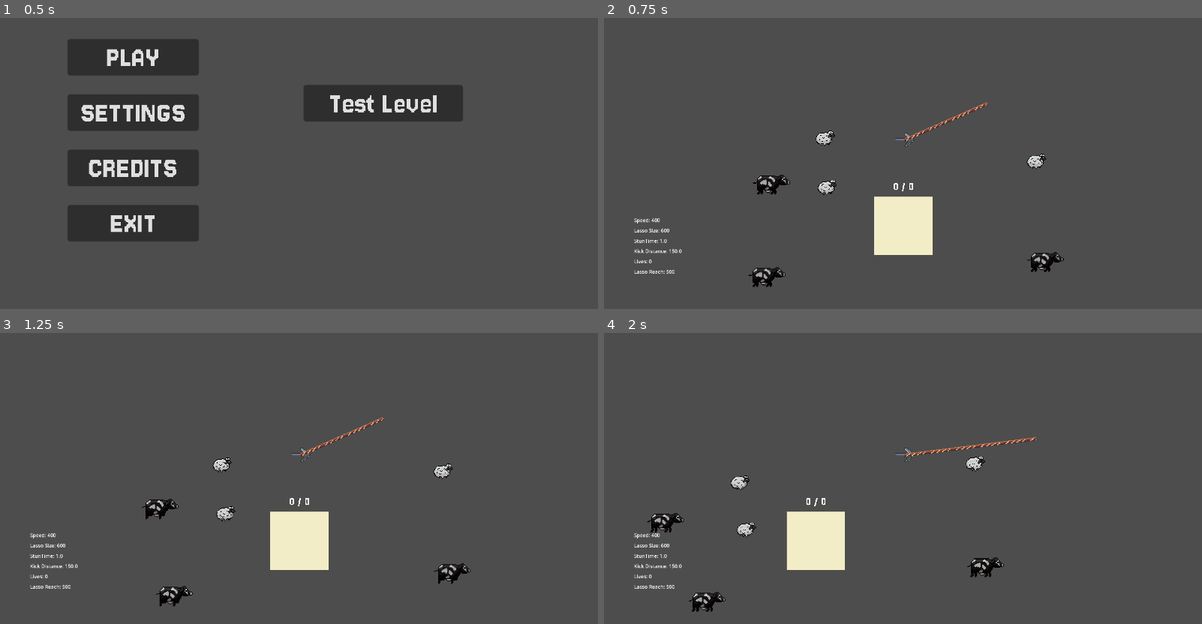
Above: before the commit, frames 1-4 (two rows, left to right).
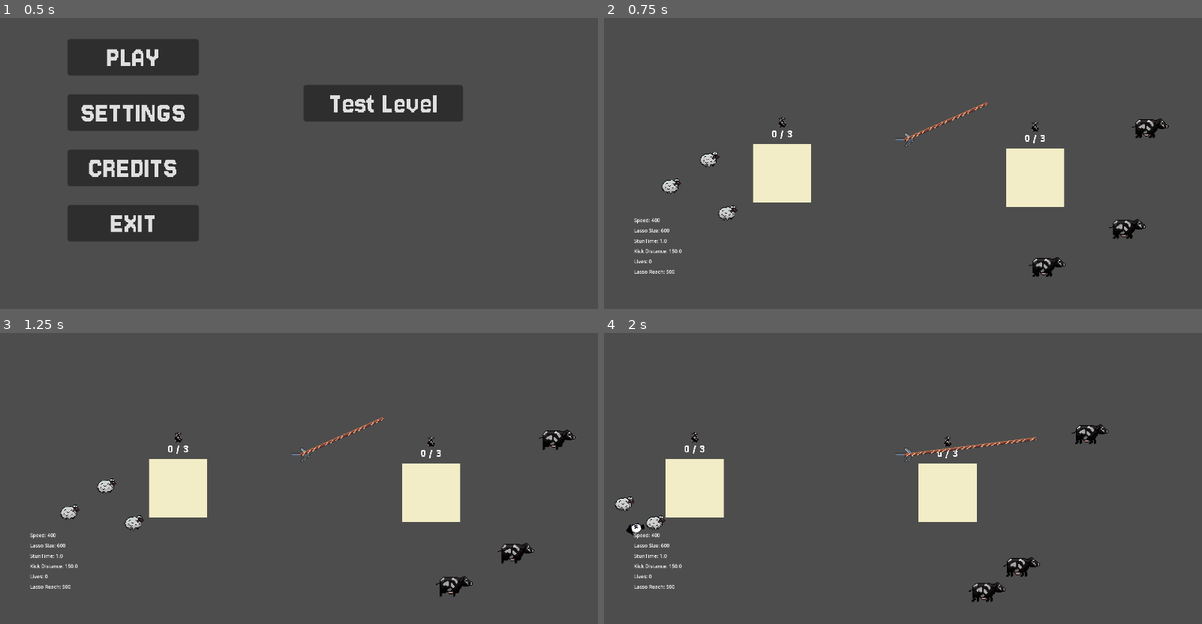
Above: after the commit, the same moments.

Repository: kinghos/GMTK-Game-Jam-2025
Game: Godot game, scene res://scenes/ui/title_screen.tscn
Same seed, same stepped clock (60 frames per second), same inputs: the game is played once before the commit and once after it.
Inputs (mouse positions are in pixels of both pictures, inside the frame that each line leads up to):
- Up to frame 1 (0.5 s): no input
- Up to frame 2 (0.75 s): click "Test Level" at 0.5 s
- Up to frame 3 (1.25 s): no input
- Up to frame 4 (2 s): move the mouse to (1034, 437) at 1.27 s; hold Right (Right) from 1.28 s (still down); hold Space (Kick) from 1.28 s (still down); click (1034, 437) at 1.42 s

Frame 1 is identical in both runs. In frame 2, 7.7% of the frame differs, in the area x 9-95%, y 34-93%; in frame 3, 7.8%; in frame 4, 8.0%, in the area x 1-85%, y 31-96%.

Commit message:
added stuns, pen icons

Diff:
--- a/scenes/animals/cow.tscn
+++ b/scenes/animals/cow.tscn
@@ -1,12 +1,29 @@
-[gd_scene load_steps=18 format=3 uid="uid://bfmmdybm5lt0r"]
+[gd_scene load_steps=23 format=3 uid="uid://cwj0jrdu6p7ug"]
 
 [ext_resource type="PackedScene" uid="uid://c730r02j0a3ic" path="res://scenes/animals/animal.tscn" id="1_c136b"]
 [ext_resource type="Texture2D" uid="uid://drnvkb6n7d4os" path="res://assets/graphics/sprites/cow.png" id="2_a5y40"]
+[ext_resource type="Texture2D" uid="uid://bdhe66r4fqjbh" path="res://assets/graphics/sprites/cow_stun.png" id="3_6t8lt"]
 [ext_resource type="Texture2D" uid="uid://dbig02d2brbjh" path="res://assets/graphics/sprites/cow_pointer.png" id="3_r1mxx"]
 
 [sub_resource type="AtlasTexture" id="AtlasTexture_r1mxx"]
 atlas = ExtResource("2_a5y40")
 region = Rect2(0, 0, 48, 32)
+
+[sub_resource type="AtlasTexture" id="AtlasTexture_do5cp"]
+atlas = ExtResource("3_6t8lt")
+region = Rect2(0, 0, 48, 32)
+
+[sub_resource type="AtlasTexture" id="AtlasTexture_b4juv"]
+atlas = ExtResource("3_6t8lt")
+region = Rect2(48, 0, 48, 32)
+
+[sub_resource type="AtlasTexture" id="AtlasTexture_nejg1"]
+atlas = ExtResource("3_6t8lt")
+region = Rect2(96, 0, 48, 32)
+
+[sub_resource type="AtlasTexture" id="AtlasTexture_r10ir"]
+atlas = ExtResource("3_6t8lt")
+region = Rect2(144, 0, 48, 32)
 
 [sub_resource type="AtlasTexture" id="AtlasTexture_6t8lt"]
 atlas = ExtResource("2_a5y40")
@@ -41,6 +58,23 @@
 "loop": true,
 "name": &"idle",
 "speed": 5.0
+}, {
+"frames": [{
+"duration": 1.0,
+"texture": SubResource("AtlasTexture_do5cp")
+}, {
+"duration": 1.0,
+"texture": SubResource("AtlasTexture_b4juv")
+}, {
+"duration": 1.0,
+"texture": SubResource("AtlasTexture_nejg1")
+}, {
+"duration": 1.0,
+"texture": SubResource("AtlasTexture_r10ir")
+}],
+"loop": true,
+"name": &"stun",
+"speed": 9.0
 }, {
 "frames": [{
 "duration": 1.0,
@@ -70,7 +104,7 @@
 radius = 10.0021
 
 [sub_resource type="CircleShape2D" id="CircleShape2D_a5y40"]
-radius = 22.0
+radius = 26.403
 
 [sub_resource type="Animation" id="Animation_r1mxx"]
 resource_name = "RESET"
@@ -165,7 +199,7 @@
 
 [node name="AnimatedSprite2D" parent="." index="0"]
 sprite_frames = SubResource("SpriteFrames_do5cp")
-animation = &"walk"
+animation = &"stun"
 autoplay = "walk"
 
 [node name="CollisionShape2D" parent="." index="1"]
--- a/scenes/levels/base_level.tscn
+++ b/scenes/levels/base_level.tscn
@@ -4,8 +4,8 @@
 [ext_resource type="Texture2D" uid="uid://d2brulbka1pa" path="res://assets/graphics/sprites/tileset.png" id="2_3rriw"]
 [ext_resource type="PackedScene" uid="uid://byg6xjjjpdp1o" path="res://scenes/ui/game_ui.tscn" id="3_fal5o"]
 [ext_resource type="PackedScene" uid="uid://bf3xuac4xxpsw" path="res://scenes/camera_bound.tscn" id="3_h4ce7"]
-[ext_resource type="PackedScene" uid="uid://c2d3oaak7o717" path="res://scenes/ui/pause_menu.tscn" id="4_b0lsh"]
-[ext_resource type="PackedScene" uid="uid://t3b5gcmdq0w2" path="res://scenes/player.tscn" id="5_3rj88"]
+[ext_resource type="PackedScene" path="res://scenes/ui/pause_menu.tscn" id="4_b0lsh"]
+[ext_resource type="PackedScene" uid="uid://t3b5gcmdq0w2" path="res://scenes/Player.tscn" id="5_3rj88"]
 [ext_resource type="PackedScene" uid="uid://k3vx7abiijuu" path="res://scenes/lasso.tscn" id="6_klwti"]
 
 [sub_resource type="TileSetAtlasSource" id="TileSetAtlasSource_h4ce7"]
--- a/scenes/levels/level_1.tscn
+++ b/scenes/levels/level_1.tscn
@@ -30,6 +30,7 @@
 [node name="Pen" parent="Pens" index="0" instance=ExtResource("2_nsrm0")]
 position = Vector2(988, 545)
 max_animals = 6
+animal_type = ""
 
 [node name="Button" type="Button" parent="." index="7"]
 offset_left = 378.0
--- a/scenes/levels/test_level.tscn
+++ b/scenes/levels/test_level.tscn
@@ -19,23 +19,33 @@
 [node name="Right" parent="CameraBounds" index="3"]
 position = Vector2(3803, 272)
 
+[node name="Player" parent="." index="4"]
+position = Vector2(868, 438)
+
 [node name="Pen" parent="Pens" index="0" instance=ExtResource("2_fr1um")]
 position = Vector2(478, 544)
+max_animals = 3
+animal_type = "Sheep"
+
+[node name="Pen2" parent="Pens" index="1" instance=ExtResource("2_fr1um")]
+position = Vector2(1287, 558)
+max_animals = 3
+animal_type = "Cow"
 
 [node name="Sheep" parent="Animals/Sheep" index="0" instance=ExtResource("2_yautc")]
-position = Vector2(227, 253)
+position = Vector2(245, 489)
 
 [node name="Sheep2" parent="Animals/Sheep" index="1" instance=ExtResource("2_yautc")]
-position = Vector2(893, 345)
+position = Vector2(293, 678)
 
 [node name="Sheep3" parent="Animals/Sheep" index="2" instance=ExtResource("2_yautc")]
-position = Vector2(232, 410)
+position = Vector2(121, 574)
 
 [node name="Cow" parent="Animals/Cow" index="0" instance=ExtResource("4_v45ci")]
-position = Vector2(921, 657)
+position = Vector2(1644, 398)
 
 [node name="Cow2" parent="Animals/Cow" index="1" instance=ExtResource("4_v45ci")]
-position = Vector2(31, 697)
+position = Vector2(1315, 833)
 
 [node name="Cow3" parent="Animals/Cow" index="2" instance=ExtResource("4_v45ci")]
-position = Vector2(65, 396)
+position = Vector2(1591, 706)
--- a/scenes/pen.gd
+++ b/scenes/pen.gd
@@ -3,8 +3,20 @@
 
 var animals_in_auto_kick_area: Array[BaseAnimal]
 var animals_in_pen_enclosure: Array[BaseAnimal]
+@onready var animals_count_label: Label = $AnimalsCount
+@onready var animal_icon: Sprite2D = $AnimalIcon
+
 @export var max_animals: int
-@onready var animals_count_label: Label = $AnimalsCount
+@export_enum("Sheep", "Cow", "Chicken") var animal_type: String
+
+const ANIMAL_ICONS = {
+	"Cow": preload("res://assets/graphics/sprites/cow_icon.png"),
+	"Sheep": preload("res://assets/graphics/sprites/cow_icon.png")
+}
+
+func _ready() -> void:
+	animal_icon.texture = ANIMAL_ICONS[animal_type]
+
 
 func _process(delta: float) -> void:
 	animals_count_label.text = str(len(animals_in_pen_enclosure)) + " / " + str(max_animals)
--- a/scenes/pen.tscn
+++ b/scenes/pen.tscn
@@ -86,6 +86,10 @@
 text = "0 / 6"
 horizontal_alignment = 1
 
+[node name="AnimalIcon" type="Sprite2D" parent="."]
+position = Vector2(0, -162)
+scale = Vector2(2, 2)
+
 [connection signal="body_entered" from="PenEnclosure" to="." method="_on_pen_enclosure_body_entered"]
 [connection signal="body_exited" from="PenEnclosure" to="." method="_on_pen_enclosure_body_exited"]
 [connection signal="body_entered" from="InstantKickArea" to="." method="_on_instant_kick_area_body_entered"]
--- a/scenes/ui/title_screen.tscn
+++ b/scenes/ui/title_screen.tscn
@@ -59,6 +59,7 @@
 text = "EXIT"
 
 [node name="TestButton" type="Button" parent="."]
+layout_mode = 0
 offset_left = 971.0
 offset_top = 363.0
 offset_right = 1141.0
Binary file added: assets/graphics/sprites/cow_icon.png
Not shown, added: assets/graphics/sprites/cow_icon.png.import
Binary file added: assets/graphics/sprites/cow_stun.png
Not shown, added: assets/graphics/sprites/cow_stun.png.import
Not shown: 1 places in scenes/camera_bound.tscn that only renumber resources
Not shown: 1 places in scenes/levels/test_level.tscn that only renumber resources
